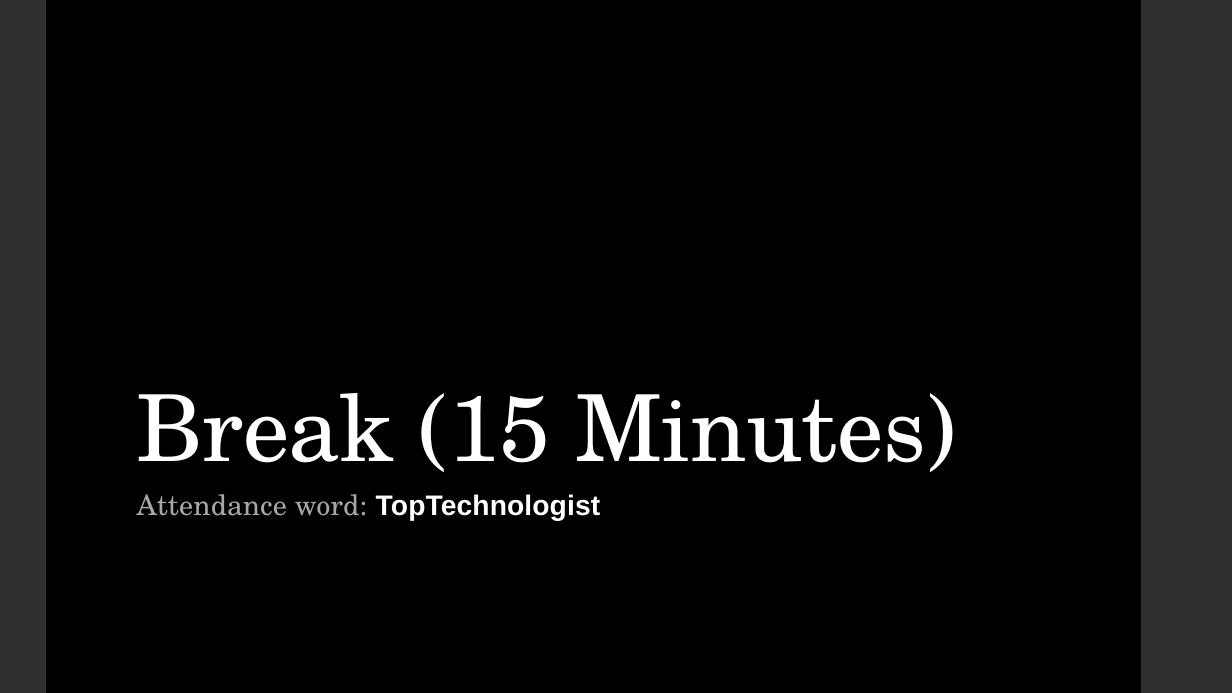
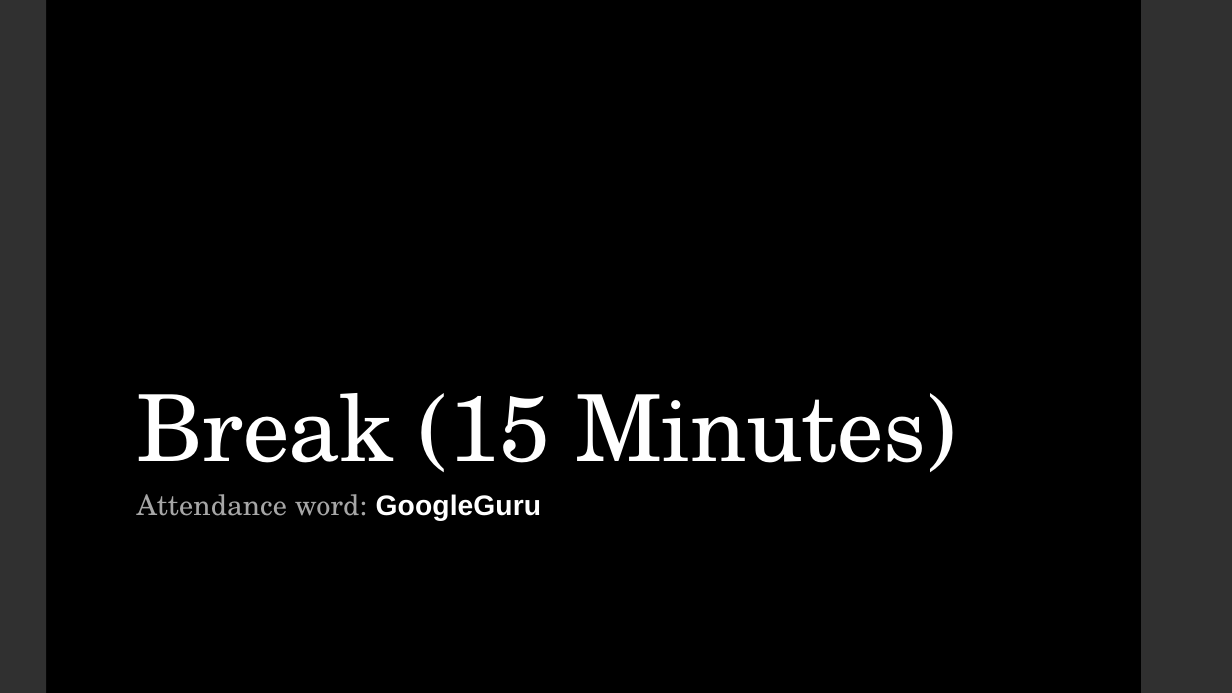
Before and after one commit to LaunchCoderGirlSTL/Data-Science-Assignments, a slide deck: slide 9 of course_material/week_05/week_05_presentation.pptx. Drawn at 1232x693 pixels with LibreOffice and Linux fonts; fonts in the diff are those of the drawing. Boxes give left, top, right and bottom in pixels: in the first picture for what was removed or moved away, otherwise in the second. Text is boxed around its words. In the diff, an @@ line names an element or a change of style, - is before the commit and + after.

```diff
--- a/course_material/week_05/week_05_presentation.pptx
+++ b/course_material/week_05/week_05_presentation.pptx
@@ subtitle at bbox=[137, 494, 541, 521]: text changed @@
-Attendance word: TopTechnologist
+Attendance word: GoogleGuru
```
Also in this commit, not shown: 3 other slides changed, 2 slides added, 4 other files.
